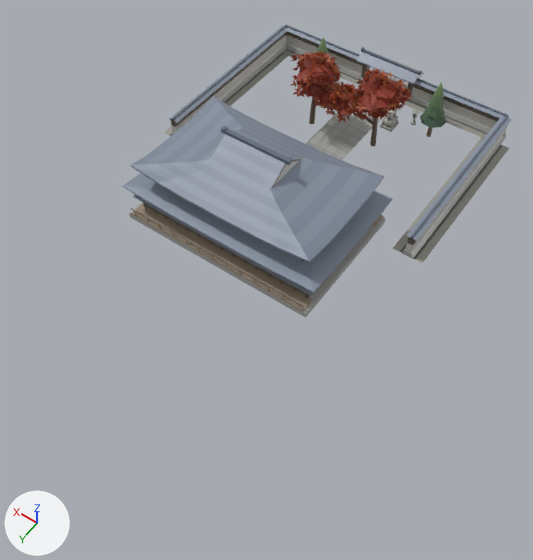
A saved change to the glTF model godot/assets/models/hieda_blockout.glb.
One viewpoint serves both versions: a camera (50 mm lens) standing at (-39.3, 53.0, 71.6) and looking at (-5.7, 5.9, -2.4). Arrows for +X, +Y and +Z are at lower left; the lights stay in place. The first picture is the older version. Vertices at exactly the same position are counted once.

Objects in the first picture: 'hieda_blockout'.
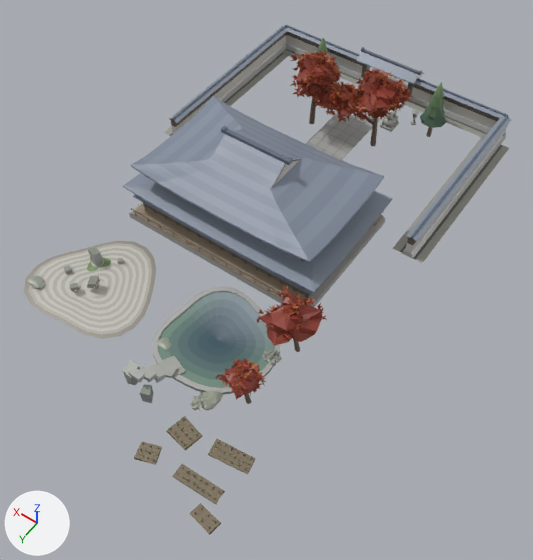
The change, as a list of edits to the scene's bpy script:
```text
Change me_hieda_scene:
    used by ob_hieda_blockout; location = (0.0, 0.0, 0.0)
    remove me_hieda_scene.from_pydata(...)  # 19580 vertices, 15466 faces; spans x -21.1..21.1, y -40.5..9.3, z -2.6..13.2
    add me_hieda_scene.from_pydata(...)  # 25054 vertices, 20159 faces; spans x -21.1..21.1, y -40.5..36.1, z -2.6..13.2
    me_hieda_scene part 1: the loose piece of 8 vertices spanning x -4.3..-4.2, y 9.2..9.3, z 0.9..1.8 is copied, and the copy is scaled about its middle by (15.1, 9.89, 0.714), then moved by (-0.1, 18.5, 1.5); it spans x -5.1..-3.6, y 27.3..28.2, z 2.5..3.2
    me_hieda_scene part 2: 5463 vertices added at x -20.8..17.9, y 10.4..36.1, z -0.9..8.4
    other edits to the shape of me_hieda_scene do not show in these pictures
```

Location of each change, [x1, y1, x2, y2] in pixels of the pictures (533 x 560 px):
'hieda_blockout', reshaped (25% wider, 74% taller)
    before: [123, 25, 512, 318]
    after: [24, 25, 512, 535]
part 1 of me_hieda_scene, added
    after: [129, 368, 145, 383]
part 2 of me_hieda_scene, added
    after: [24, 240, 327, 535]
